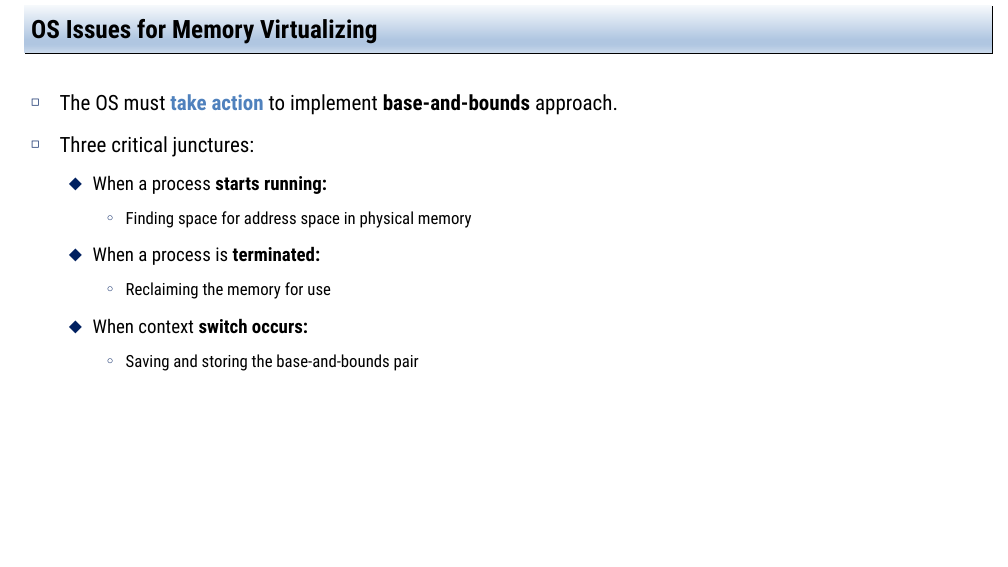
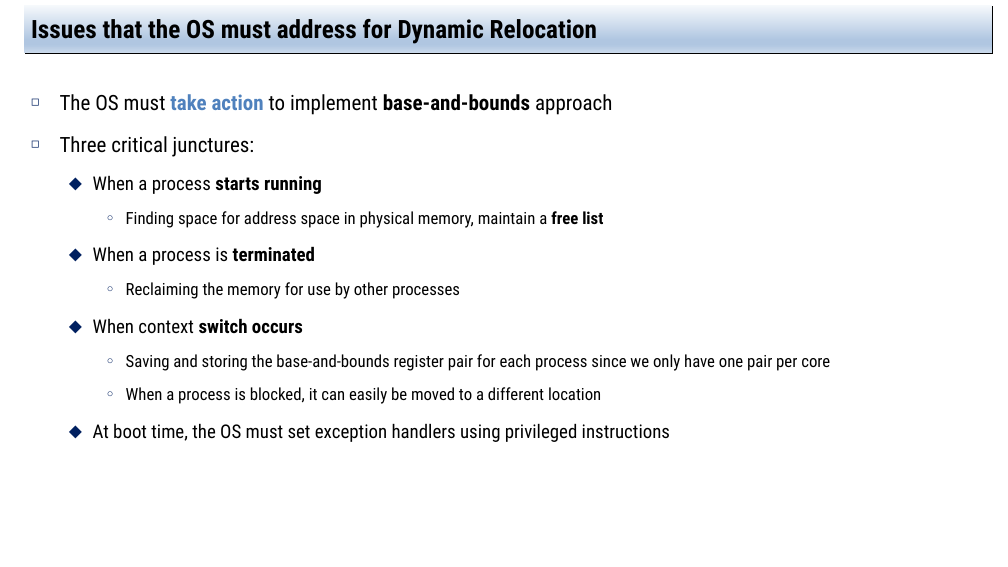
Before and after one commit to jachermocilla/extra-course-materials, a slide deck: slide 18 of cmsc125/ostep/slides/01.Virtualization/15.Address_Translation.pptx (slide 16 before the commit). Drawn at 1008x567 pixels with LibreOffice and Linux fonts; fonts in the diff are those of the drawing. Boxes give left, top, right and bottom in pixels: in the first picture for what was removed or moved away, otherwise in the second. Text is boxed around its words. In the diff, an @@ line names an element or a change of style, - is before the commit and + after.

```diff
--- a/cmsc125/ostep/slides/01.Virtualization/15.Address_Translation.pptx
+++ b/cmsc125/ostep/slides/01.Virtualization/15.Address_Translation.pptx
@@ title at (31, 15, 597, 44): text changed @@
-OS Issues for Memory Virtualizing
+Issues that the OS must address for Dynamic Relocation
@@ text at (60, 94, 612, 115): text changed @@
-◻ The OS must take action to implement base-and-bounds approach.
+◻ The OS must take action to implement base-and-bounds approach
@@ text at (93, 176, 830, 442): text changed @@
-  ⬥ When a process starts running:
-    ○ Finding space for address space in physical memory
-  ⬥ When a process is terminated:
-    ○ Reclaiming the memory for use
-  ⬥ When context switch occurs:
-    ○ Saving and storing the base-and-bounds pair
+  ⬥ When a process starts running
+    ○ Finding space for address space in physical memory, maintain a free list
+  ⬥ When a process is terminated
+    ○ Reclaiming the memory for use by other processes
+  ⬥ When context switch occurs
+    ○ Saving and storing the base-and-bounds register pair for each process since we only have one pair per core
+    ○ When a process is blocked, it can easily be moved to a different location
+  ⬥ At boot time, the OS must set exception handlers using privileged instructions
```
Also in this commit, not shown: 10 other slides changed, 4 slides added, 1 other file.
